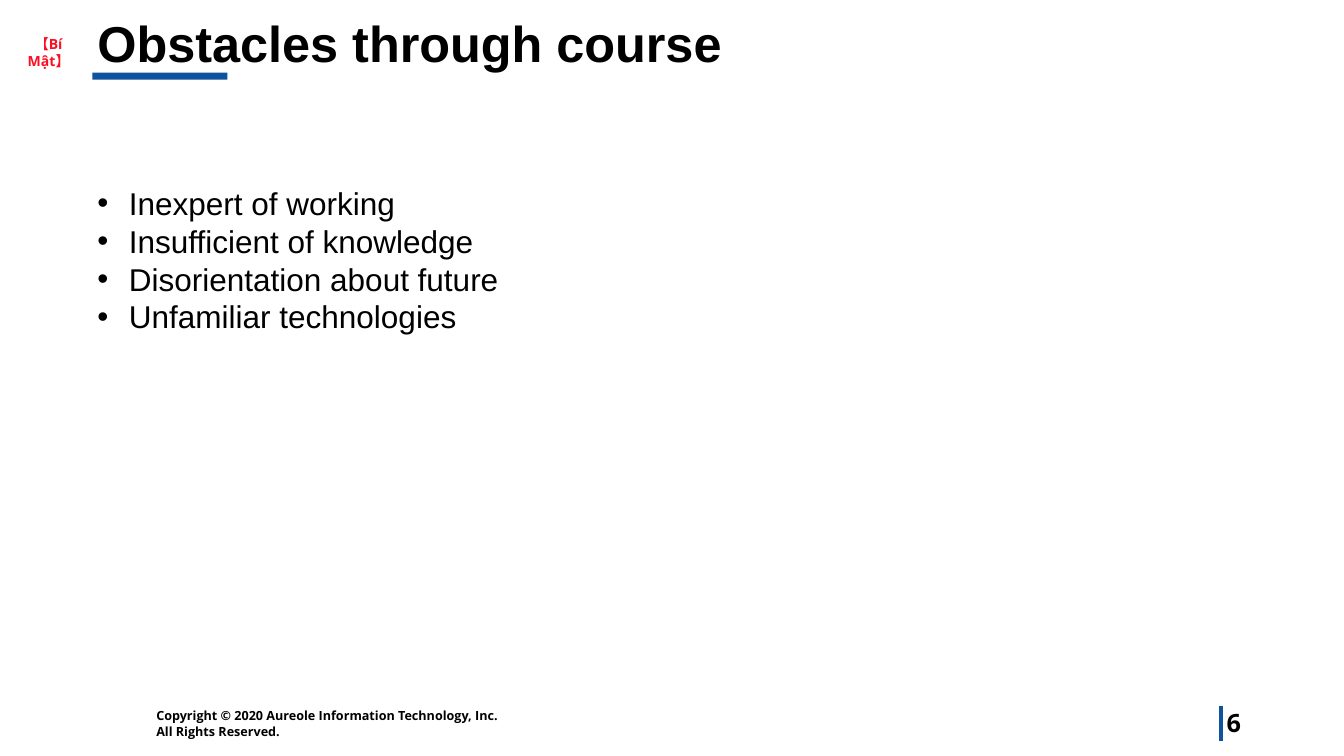
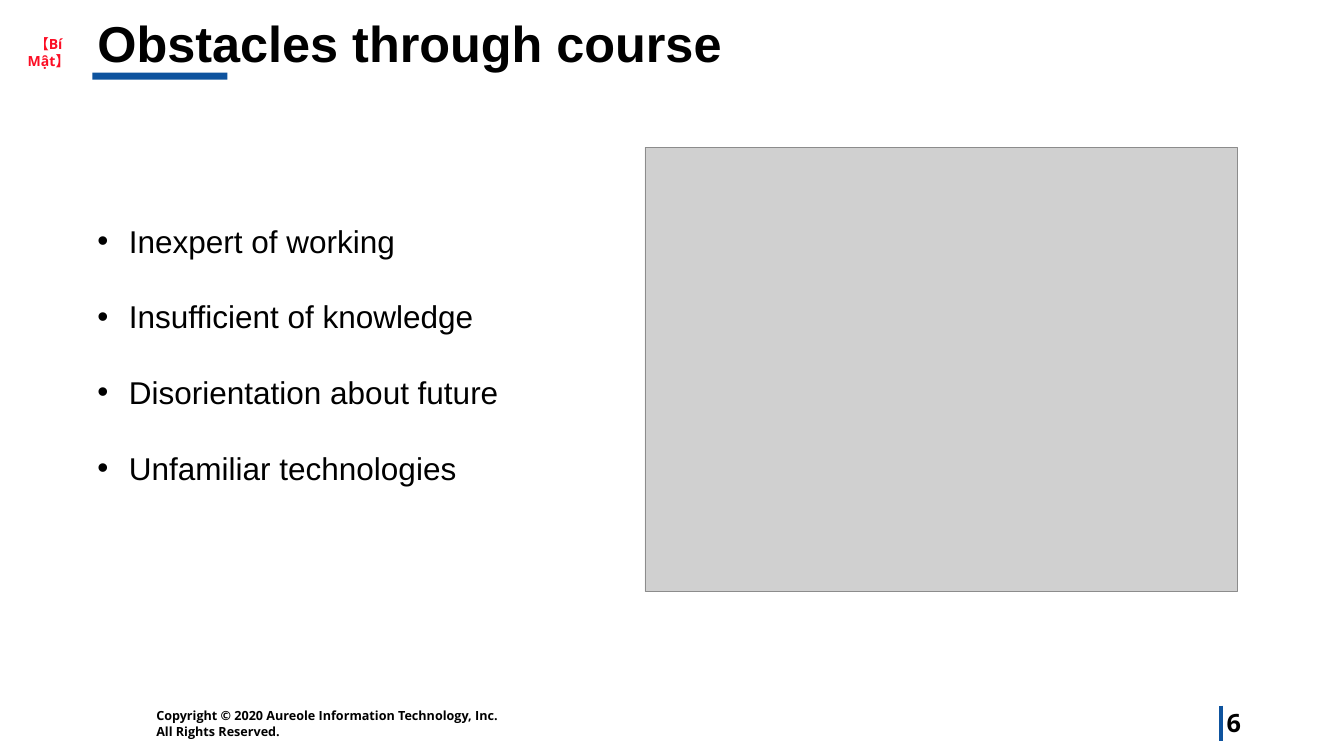
Before and after one commit to lthe4th/Sols, a slide deck: slide 6 of longpkd.pptx. Drawn at 1344x756 pixels with LibreOffice and Linux fonts; fonts in the diff are those of the drawing; grey boxes stand for pictures; background and template pictures are left out. Boxes give left, top, right and bottom in pixels: in the first picture for what was removed or moved away, otherwise in the second. Text is boxed around its words. In the diff, an @@ line names an element or a change of style, - is before the commit and + after.

```diff
--- a/longpkd.pptx
+++ b/longpkd.pptx
@@ picture added at bbox=[645, 148, 1237, 592] @@
@@ text "Inexpert of working" at bbox=[129, 230, 499, 486]: line spacing 1 to 2 @@
```
Also in this commit, not shown: 6 other slides changed.
